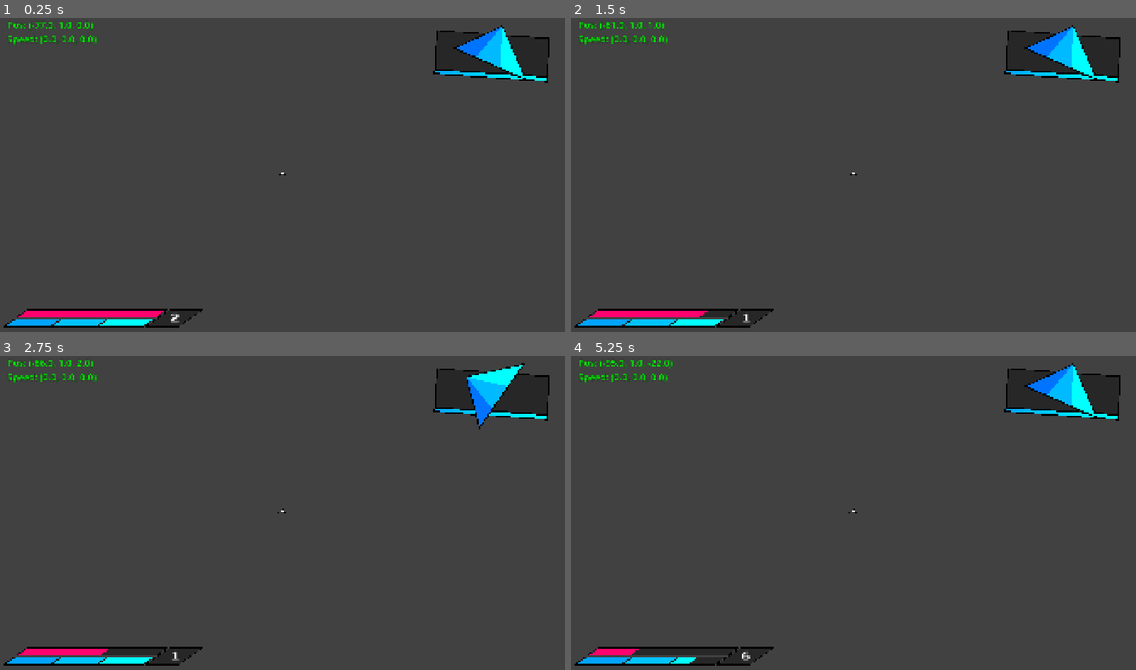
Above: before the commit, frames 1-4 (two rows, left to right).
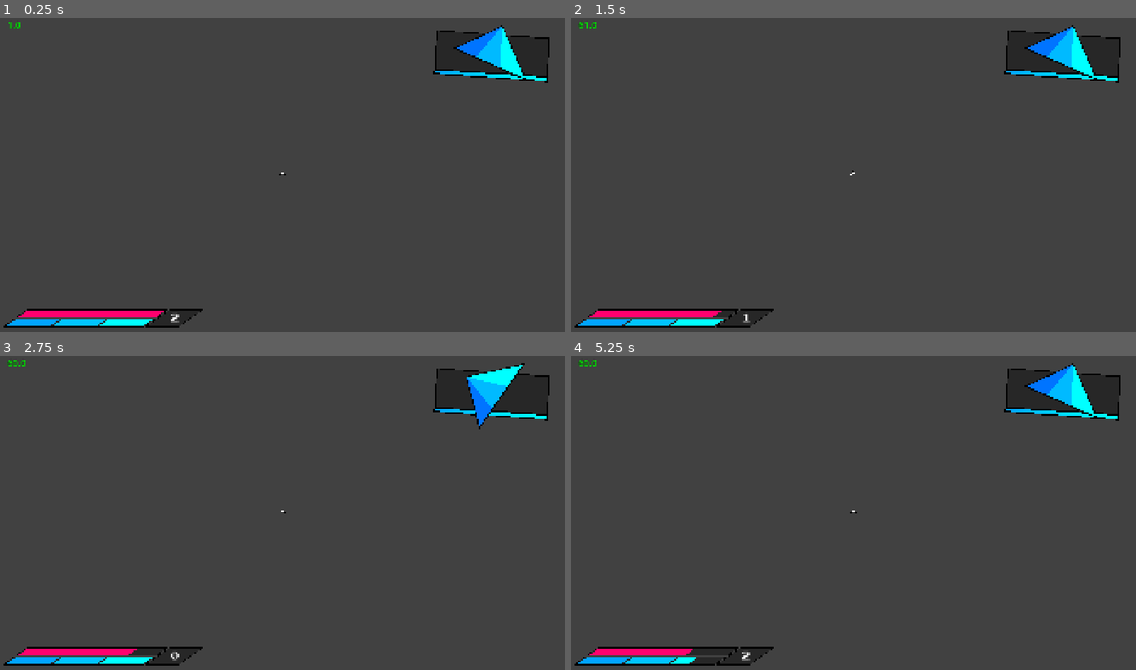
Above: after the commit, the same moments.

Repository: azlaan69/project-winston
Game: Godot game, scene res://assets/scenes/levels/root.tscn
Two runs of this game, one before a commit and one after it. Both use one fixed random seed, a clock stepped at 60 frames per second and the inputs below.
Inputs (mouse positions are in pixels of both pictures, inside the frame that each line leads up to):
- Up to frame 1 (0.25 s): no input
- Up to frame 2 (1.5 s): move the mouse to (977, 159) at 0.52 s; tap A (a) at 0.6 s; click (977, 159) at 0.67 s; tap D (d) at 0.8, 1.35 s; move the mouse to (825, 175) at 1.27 s; click (825, 175) at 1.42 s
- Up to frame 3 (2.75 s): tap Q (q) at 1.55, 2.1 s; move the mouse to (293, 506) at 2.02 s; hold R (r) from 2.03 s (still down); click (293, 506) at 2.17 s
- Up to frame 4 (5.25 s): move the mouse to (847, 516) at 2.77 s; release R (r) at 2.78 s; tap R (r) at 2.85 s; click (847, 516) at 2.92 s; tap S (s) at 3.05, 3.6 s; move the mouse to (893, 516) at 3.52 s; click (893, 516) at 3.67 s; tap Shift (shift) at 3.8, 4.35 s; move the mouse to (808, 506) at 4.27 s; click (808, 506) at 4.42 s; tap W (w) at 4.55, 5.1 s; move the mouse to (859, 513) at 5.02 s; click (859, 513) at 5.17 s

The runs differ from the first frame. In frame 1, 0.4% of the frame differs, in the area x 1-18%, y 1-9%; in frame 2, 0.4%; in frame 3, 0.5%; in frame 4, 0.6%, in the area x 1-51%, y 1-98%.

Commit message:
yesyseysesy se

Diff:
--- a/assets/models/shooter.tscn
+++ b/assets/models/shooter.tscn
@@ -4,8 +4,8 @@
 [ext_resource type="Shader" uid="uid://cifn0frdxenv5" path="res://assets/shaders/loml.gdshader" id="2_pq8os"]
 
 [sub_resource type="CapsuleShape3D" id="CapsuleShape3D_seyvw"]
-radius = 0.3
-height = 1.5
+radius = 0.4116211
+height = 1.875
 
 [sub_resource type="Animation" id="Animation_hrg67"]
 length = 0.001
@@ -640,10 +640,10 @@
 transform = Transform3D(0.4293208, -0.83709437, -0.33905244, 0.81652737, 0.52018523, -0.25037998, 0.38596177, -0.16935228, 0.90683687, -0.0010466765, 0.01171875, -0.2349074)
 
 [node name="forearmR" parent="root/pelvis/torso/arms/armR" index="2" unique_id=1639213656]
-transform = Transform3D(0.66424716, -0.32139185, -0.67489463, 0.47206432, 0.8803962, 0.045362987, 0.5795954, -0.34872591, 0.73651826, 0.019514259, -0.37838385, 0.0009066957)
+transform = Transform3D(0.6642471, -0.32139182, -0.6748946, 0.47206426, 0.8803961, 0.045362983, 0.5795953, -0.3487259, 0.7365182, 0.019514259, -0.37838385, 0.0009066957)
 
 [node name="armL" parent="root/pelvis/torso/arms" parent_id_path=PackedInt32Array(939260004) index="1" unique_id=1436495761]
-transform = Transform3D(0.92520165, -0.27163938, 0.2649787, 0.14177777, 0.8951496, 0.4226182, -0.35199538, -0.35343906, 0.8667063, -0.0010466765, 0.01171875, 0.2349074)
+transform = Transform3D(0.92520165, -0.27163938, 0.26497868, 0.14177777, 0.8951496, 0.42261818, -0.35199538, -0.35343906, 0.86670625, -0.0010466765, 0.01171875, 0.2349074)
 
 [node name="fofrontmR" parent="root/pelvis/torso/arms/armL" index="2" unique_id=2101002415]
 transform = Transform3D(0.0811974, -0.99532586, -0.052282076, 0.99546707, 0.08359173, -0.045362987, 0.04952131, -0.048361734, 0.9976014, 0.019514259, -0.37838385, -0.0009066957)
@@ -669,22 +669,22 @@
 smooth_faces = false
 
 [node name="thighL" parent="root/pelvis/legs" parent_id_path=PackedInt32Array(1025111949) index="0" unique_id=1819529140]
-transform = Transform3D(0.9659258, -0.27499998, -0.06698729, 0.258819, 1.0263139, 0.25000006, -2.2351742e-08, -0.28470102, 0.9659258, 0.015625, 0.029596722, 0.10013917)
+transform = Transform3D(0.96592575, -0.27499995, -0.06698729, 0.25881898, 1.0263139, 0.25000006, -2.235174e-08, -0.284701, 0.9659258, 0.015625, 0.029596722, 0.10013917)
 
 [node name="kneeL" parent="root/pelvis/legs/thighL" index="2" unique_id=2062228924]
-transform = Transform3D(0.8660254, 0.48296297, 0.12940954, -0.482963, 0.875, -0.03349366, -0.12940955, -0.03349366, 0.99102527, -0.04148457, -0.56381005, -0.018114116)
+transform = Transform3D(0.8660254, 0.48296297, 0.12940952, -0.482963, 0.875, -0.033493657, -0.12940955, -0.03349366, 0.9910252, -0.04148457, -0.56381005, -0.018114116)
 
 [node name="thighR" parent="root/pelvis/legs" parent_id_path=PackedInt32Array(1025111949) index="1" unique_id=1262049012]
-transform = Transform3D(0.9659257, -0.24999999, 0.06698729, 0.258819, 0.9330126, -0.25, 1.4901159e-08, 0.25881904, 0.9659257, 0.015625, 0.029596722, -0.10013917)
+transform = Transform3D(0.96592563, -0.24999997, 0.06698728, 0.25881898, 0.93301255, -0.24999999, 1.49011585e-08, 0.25881904, 0.96592563, 0.015625, 0.029596722, -0.10013917)
 
 [node name="kneeR" parent="root/pelvis/legs/thighR" index="2" unique_id=1849032130]
-transform = Transform3D(0.8660254, 0.48296297, -0.12940954, -0.482963, 0.875, 0.03349366, 0.12940955, 0.03349366, 0.99102527, -0.04148457, -0.56381005, 0.018114116)
+transform = Transform3D(0.8660254, 0.48296297, -0.12940952, -0.482963, 0.875, 0.033493657, 0.12940955, 0.03349366, 0.9910252, -0.04148457, -0.56381005, 0.018114116)
 
 [node name="Area3D" type="Area3D" parent="root/pelvis/legs/thighR/kneeR/cylinder16" parent_id_path=PackedInt32Array(1006721047) index="0" unique_id=2075030181]
 monitoring = false
 
 [node name="CollisionShape3D" type="CollisionShape3D" parent="root/pelvis/legs/thighR/kneeR/cylinder16/Area3D" index="0" unique_id=2108373796]
-transform = Transform3D(-1.4171384e-09, -0.25881913, -0.9659258, -0.97814757, -0.20082724, 0.05381161, -0.20791176, 0.94481796, -0.2531632, -0.109375045, -0.08060383, 0.5518497)
+transform = Transform3D(-1.4171375e-09, -0.25881913, -0.9659258, -0.9781474, -0.20082729, 0.05381197, -0.20791179, 0.94481796, -0.25316384, -0.060846448, -0.04294866, 0.37469643)
 shape = SubResource("CapsuleShape3D_seyvw")
 
 [node name="AnimationPlayer" type="AnimationPlayer" parent="." index="1" unique_id=1134057688]
--- a/assets/scenes/enemies/shooter1.tscn
+++ b/assets/scenes/enemies/shooter1.tscn
@@ -2,7 +2,6 @@
 
 [ext_resource type="Script" uid="uid://crtl3c135qupk" path="res://assets/scripts/shooter1.gd" id="1_yknt1"]
 [ext_resource type="PackedScene" uid="uid://c14w2r6atrydk" path="res://assets/models/shooter.tscn" id="2_xoxhl"]
-[ext_resource type="Texture2D" uid="uid://wbce8375ih0u" path="res://assets/textures/drawin251g.png" id="3_7qok5"]
 
 [sub_resource type="CapsuleShape3D" id="CapsuleShape3D_7qok5"]
 radius = 0.75
@@ -11,9 +10,10 @@
 [sub_resource type="SphereShape3D" id="SphereShape3D_xoxhl"]
 radius = 0.2
 
-[node name="shooter1" type="CharacterBody3D" unique_id=733271003 node_paths=PackedStringArray("armhinge", "bulletpos", "anim", "hitanim") groups=["enemy"]]
+[node name="shooter1" type="CharacterBody3D" unique_id=733271003 node_paths=PackedStringArray("armhinge", "head", "bulletpos", "anim", "hitanim") groups=["enemy"]]
 script = ExtResource("1_yknt1")
 armhinge = NodePath("shooter/root/pelvis/torso/arms")
+head = NodePath("shooter/root/pelvis/torso/head")
 bulletpos = NodePath("shooter/root/pelvis/torso/arms/armL/fofrontmR/gun/Marker3D")
 anim = NodePath("shooter/AnimationPlayer")
 hitanim = NodePath("shooter/hitanim")
@@ -27,22 +27,22 @@
 transform = Transform3D(1.3, 0, 0, 0, 1.3, 0, 0, 0, 1.3, 0, -1, 0)
 
 [node name="armR" parent="shooter/root/pelvis/torso/arms" parent_id_path=PackedInt32Array(999382663, 939260004) index="0" unique_id=470227708]
-transform = Transform3D(0.96592563, 0.24999985, -0.066987276, -0.25881898, 0.9330121, -0.24999996, -1.49011585e-08, 0.25881892, 0.9659255, -0.0010466765, 0.01171875, -0.2349074)
+transform = Transform3D(0.42932078, -0.83709395, -0.33905238, 0.81652737, 0.520185, -0.25037992, 0.38596177, -0.16935219, 0.9068367, -0.0010466765, 0.01171875, -0.2349074)
 
 [node name="forearmR" parent="shooter/root/pelvis/torso/arms/armR" index="2" unique_id=1639213656]
-transform = Transform3D(0.8191514, -0.5540321, 0.14845239, 0.5540319, 0.83126616, 0.045211967, -0.1484524, 0.04521197, 0.9878847, 0.019514259, -0.37838385, 0.0009066957)
+transform = Transform3D(0.66424656, -0.32139167, -0.6748941, 0.4720639, 0.8803957, 0.04536295, 0.57959485, -0.34872574, 0.73651767, 0.019514259, -0.37838385, 0.0009066957)
 
 [node name="armL" parent="shooter/root/pelvis/torso/arms" parent_id_path=PackedInt32Array(999382663, 939260004) index="1" unique_id=1436495761]
-transform = Transform3D(0.9659255, 0.24999988, 0.066987276, -0.25881895, 0.93301225, 0.24999996, 1.4901157e-08, -0.25881895, 0.9659255, -0.0010466765, 0.01171875, 0.2349074)
+transform = Transform3D(0.9252015, -0.2716393, 0.26497865, 0.14177774, 0.89514923, 0.42261815, -0.3519953, -0.3534389, 0.8667062, -0.0010466765, 0.01171875, 0.2349074)
 
 [node name="fofrontmR" parent="shooter/root/pelvis/torso/arms/armL" index="2" unique_id=2101002415]
-transform = Transform3D(0.819152, -0.55403227, -0.14845242, 0.5540323, 0.83126646, -0.045211975, 0.1484525, -0.045211986, 0.9878849, 0.019514259, -0.37838385, -0.0009066957)
+transform = Transform3D(0.0811974, -0.99532574, -0.05228205, 0.99546707, 0.08359172, -0.04536296, 0.04952131, -0.048361726, 0.99760085, 0.019514259, -0.37838385, -0.0009066957)
 
 [node name="Marker3D" type="Marker3D" parent="shooter/root/pelvis/torso/arms/armL/fofrontmR/gun" parent_id_path=PackedInt32Array(999382663, 2136666657) index="0" unique_id=2145853329]
 transform = Transform3D(-0.15274577, 0.17527682, 0.9725985, -0.070633665, -0.98356533, 0.1661602, 0.9857378, -0.04331787, 0.16261624, 0.2298035, -0.50287247, -0.04009384)
 
 [node name="thighL" parent="shooter/root/pelvis/legs" parent_id_path=PackedInt32Array(999382663, 1025111949) index="0" unique_id=1819529140]
-transform = Transform3D(0.9659249, -0.24999996, -0.06698728, 0.25881878, 0.93301255, 0.25000003, -2.235172e-08, -0.25881907, 0.9659257, 0.015625, 0.029596722, 0.10013917)
+transform = Transform3D(0.9659249, -0.24999994, -0.06698728, 0.25881878, 0.9330125, 0.25000003, -2.235172e-08, -0.25881904, 0.9659257, 0.015625, 0.029596722, 0.10013917)
 
 [node name="kneeL" parent="shooter/root/pelvis/legs/thighL" index="2" unique_id=2062228924]
 transform = Transform3D(0.8660254, 0.48296297, 0.12940946, -0.482963, 0.875, -0.03349364, -0.12940955, -0.03349366, 0.9910247, -0.04148457, -0.56381005, -0.018114116)
@@ -52,14 +52,6 @@
 
 [node name="kneeR" parent="shooter/root/pelvis/legs/thighR" index="2" unique_id=1849032130]
 transform = Transform3D(0.8660253, 0.48296297, -0.12940946, -0.48296297, 0.875, 0.03349364, 0.12940954, 0.03349366, 0.9910247, -0.04148457, -0.56381005, 0.018114116)
-
-[node name="hitfx" type="Sprite3D" parent="." unique_id=352258730]
-transform = Transform3D(0.3, 0, 0, 0, 0.3, 0, 0, 0, 0.3, 0, 0.7051353, -0.62767124)
-visible = false
-billboard = 1
-no_depth_test = true
-texture_filter = 2
-texture = ExtResource("3_7qok5")
 
 [node name="los" type="ShapeCast3D" parent="." unique_id=1168150727]
 shape = SubResource("SphereShape3D_xoxhl")
--- /dev/null
+++ b/assets/scenes/player/hitfx.tscn
@@ -0,0 +1,27 @@
+[gd_scene format=3 uid="uid://blcy5n0k46xm2"]
+
+[ext_resource type="Texture2D" uid="uid://wbce8375ih0u" path="res://assets/textures/drawin251g.png" id="1_vcsxp"]
+[ext_resource type="Script" uid="uid://dap4hh1kakj6b" path="res://assets/scripts/hitfx.gd" id="1_yh36u"]
+
+[sub_resource type="AtlasTexture" id="AtlasTexture_0g25m"]
+atlas = ExtResource("1_vcsxp")
+region = Rect2(0, 0, 794, 1123)
+
+[sub_resource type="SpriteFrames" id="SpriteFrames_seyvw"]
+animations = [{
+"frames": [{
+"duration": 1.0,
+"texture": SubResource("AtlasTexture_0g25m")
+}],
+"loop": 1,
+"name": &"default",
+"speed": 5.0
+}]
+
+[node name="hitfx" type="Node3D" unique_id=2022318758]
+script = ExtResource("1_yh36u")
+
+[node name="AnimatedSprite3D" type="AnimatedSprite3D" parent="." unique_id=1341018182]
+transform = Transform3D(0.1, 0, 0, 0, 0.1, 0, 0, 0, 0.1, 0, 0, 0)
+billboard = 1
+sprite_frames = SubResource("SpriteFrames_seyvw")
--- a/assets/scenes/player/player.tscn
+++ b/assets/scenes/player/player.tscn
@@ -7,6 +7,7 @@
 [ext_resource type="Script" uid="uid://sykghv0lbrf6" path="res://assets/scripts/hud.gd" id="4_5v77c"]
 [ext_resource type="Shader" uid="uid://boafba55hdap6" path="res://assets/shaders/hud_outline.gdshader" id="4_omksk"]
 [ext_resource type="FontFile" uid="uid://cen23aorlw7l3" path="res://assets/fonts/PressStart2P.ttf" id="6_g20y1"]
+[ext_resource type="PackedScene" uid="uid://blcy5n0k46xm2" path="res://assets/scenes/player/hitfx.tscn" id="8_n7aby"]
 
 [sub_resource type="StandardMaterial3D" id="StandardMaterial3D_iof21"]
 albedo_color = Color(0.91806, 0.575202, 0.222449, 1)
@@ -1062,11 +1063,12 @@
 visible = false
 target_position = Vector3(1, 0, 0)
 
-[node name="Head" type="Node3D" parent="." unique_id=243913613 node_paths=PackedStringArray("player", "camera")]
+[node name="Head" type="Node3D" parent="." unique_id=243913613 node_paths=PackedStringArray("player", "camera", "shake")]
 transform = Transform3D(1, 0, 0, 0, 1, 0, 0, 0, 1, 0, 1.7, 0)
 script = ExtResource("2_5v77c")
 player = NodePath("..")
 camera = NodePath("CameraPivot/Camera3D")
+shake = NodePath("CameraPivot")
 
 [node name="CameraPivot" type="Node3D" parent="Head" unique_id=2116535625]
 
@@ -1840,6 +1842,9 @@
 root_node = NodePath("../../Head/CameraPivot/WeaponLayer/SubViewport/Sword")
 libraries/ = SubResource("AnimationLibrary_i6fpi")
 
+[node name="hitfx" parent="." unique_id=2022318758 instance=ExtResource("8_n7aby")]
+visible = false
+
 [connection signal="timeout" from="Dash_CD" to="." method="_on_dash_cd_timeout"]
 [connection signal="body_entered" from="Head/CameraPivot/SwordHitbox" to="." method="_on_sword_hitbox_body_entered"]
 [connection signal="timeout" from="Head/CameraPivot/WeaponLayer/SubViewport/ComboTimer" to="." method="_on_combo_timer_timeout"]
--- a/assets/scripts/base_enemy.gd
+++ b/assets/scripts/base_enemy.gd
@@ -22,8 +22,6 @@
 	player = get_tree().get_first_node_in_group("player")
 
 func _physics_process(delta: float) -> void:
-
-	if $hitfx: $hitfx.visible = (iframe_timer > 0.0)
 
 	if has_gravity and not is_on_floor():
 		velocity += get_gravity() * delta
--- /dev/null
+++ b/assets/scripts/hitfx.gd
@@ -0,0 +1,15 @@
+extends Node3D
+
+@export var lifetime: float = 0.2
+var max_lifetime: float
+
+func _ready() -> void:
+	max_lifetime = lifetime
+
+func _physics_process(delta: float) -> void:
+	if lifetime > 0.0: lifetime -= delta
+	if lifetime <= 0.0: queue_free()
+
+	scale.x = lifetime / max_lifetime
+	scale.z = scale.x
+	scale.y = scale.x
--- a/assets/scripts/juice.gd
+++ b/assets/scripts/juice.gd
@@ -2,20 +2,37 @@
 
 @export var player: CharacterBody3D
 @export var camera: Camera3D
+@export var shake: Node3D
 
 var shift_allowed: bool = true
 var end_fov: float = 90
 var end_tilt: float = 0.0
 var end_y: float = 1.7
 
+var trauma: float
+var noise = FastNoiseLite.new()
+var noise_offset: float = 0.0
+
+var max_offset = Vector3(1.0, 1.0, 1.0)
+var max_roll = deg_to_rad(12.0)
+var max_pitch = deg_to_rad(15.0)
+var max_yaw = deg_to_rad(18.0)
+var decay = 3.0
+var noise_speed = 35.0
+
+func _ready() -> void:
+	noise.seed = randi()
+	noise.frequency = 0.005
+	noise.noise_type = FastNoiseLite.TYPE_SIMPLEX
+
 func _process(delta: float) -> void:
 	if shift_allowed:
 		var speed = Vector2(player.velocity.x, player.velocity.z).length()
-		end_fov = remap(clamp(speed, 0.0, 150.0), 0.0, 50.0, 80.0, 110.0)
+		end_fov = remap(clamp(speed, 0.0, 70.0), 0.0, 70.0, 80.0, 110.0)
 		end_fov = clamp(end_fov, 80.0, 110.0)
 
 		if player.crouching and player.is_on_floor():
-			end_y = 1.0
+			end_y = 0.8
 		else:
 			end_y = 1.7
 
@@ -29,15 +46,35 @@
 				end_tilt = 0.0
 		else:
 			var strafe_input := Input.get_axis(player.input_left, player.input_right)
+			var strafe_factor = 2.0 if player.is_on_floor() else 5.0
 			if strafe_input != 0:
-				end_tilt = deg_to_rad(strafe_input * 2.0)
+				end_tilt = deg_to_rad(strafe_input * strafe_factor)
 			else:
 				end_tilt = 0.0
+	if trauma > 0.0:
+		trauma = max(trauma - decay * delta, 0.0)
+		noise_offset += delta * noise_speed
+		apply_shake()
+	else:
+		camera.h_offset = 0
+		shake.position = Vector3.ZERO
+		shake.rotation = Vector3.ZERO
 
 	var interp_speed = 25.0 if end_fov > camera.fov else 6.0
-	camera.fov = lerp(camera.fov, end_fov, delta * interp_speed)
-	rotation.z = lerp(rotation.z, end_tilt, delta * 12.0)
-	position.y = lerp(position.y, end_y, delta * 12.0)
+	camera.fov = lerp(camera.fov, end_fov, 1.0 - exp(delta * -interp_speed))
+	rotation.z = lerp(rotation.z, end_tilt, 1.0 - exp(delta * -12.0))
+	position.y = lerp(position.y, end_y, 1.0 - exp(delta * -12.0))
+
+func add_trauma(amount: float) -> void:
+	trauma = clamp(trauma + amount, 0.0, 1.0)
+
+func apply_shake() -> void:
+	var amount = pow(trauma, 2.0)
+
+	camera.h_offset = max_offset.x * amount * noise.get_noise_2d(noise_offset, 0.0)
+	shake.rotation.x = max_pitch * amount * noise.get_noise_2d(noise_offset + 100.0, 0.0)
+	shake.rotation.z = max_roll * amount * noise.get_noise_2d(noise_offset + 200.0, 0.0)
+	shake.rotation.y = max_yaw * amount * noise.get_noise_2d(noise_offset + 300.0, 0.0)
 
 func shift(pos: float, fov: float, time: float = 1.0, perm: bool = false) -> void:
 	position.y = pos
--- a/assets/scripts/player.gd
+++ b/assets/scripts/player.gd
@@ -47,8 +47,10 @@
 var grav_velocity: Vector3
 var external_velocity: Vector3
 
+
 var input_dir = 0.0
 var move_dir = 0.0
+
 
 var hp = 100
 var dash_charges = 3
@@ -57,13 +59,19 @@
 var dash_buffer: float = 0.0
 var shoot_buffer: float = 0.0
 var switch_buffer: float = 0.0
+var iframe_timer: float = 0.0
 var sword_logging : bool = true
+
 
 enum wpn { GUNS, SWORD }
 var current_wpn = wpn.SWORD
 var shoot_l : bool = false
 var combo_step : int = 1
 
+
+const hitfx = preload("res://assets/scenes/player/hitfx.tscn")
+
+
 @onready var head: Node3D = $Head
 @onready var collider: CollisionShape3D = $Collider
 @onready var debug: Label = $Overlay/HUD/Label
@@ -93,6 +101,8 @@
 	look_rotation.x = head.rotation.x
 
 	weapon_setup()
+
+
 
 func _unhandled_input(event: InputEvent) -> void:
 	# Mouse capturing
@@ -111,8 +121,7 @@
 			disable_freefly()
 
 func _physics_process(delta: float) -> void:
-	debug.text = """Pos: %s
-Speed: %s""" % [round(global_position), round(hat_velocity)]
+	debug.text = str(Engine.get_frames_per_second())
 
 	# If freeflying, handle freefly and nothing else
 	if can_freefly and freeflying:
@@ -143,6 +152,8 @@
 	if shoot_buffer > 0.0:
 		shoot_buffer -= delta
 		deal_shot()
+
+	if iframe_timer > 0.0: iframe_timer -= delta
 
 	if sword_hitbox.monitoring: deal_swing()
 
@@ -308,7 +319,6 @@
 	crouching = true
 	collider.shape.height = 0.9
 	collider.position.y = 0.45
-	floor_snap_length = 0.0
 
 func crouch_end() -> void:
 	if ceilingcheck.is_colliding():
@@ -318,7 +328,6 @@
 		collider.shape.height = 1.8
 		collider.position.y = 0.9
 		crouch_end_requested = false
-		floor_snap_length = 0.8
 
 
 func hatstuff(delta) -> void:
@@ -413,9 +422,13 @@
 
 
 func hit(hit_data: Dictionary) -> void:
-	hp -= hit_data["damage"]
-	var modifier = 1.0 if is_on_floor() else 2.0
-	external_velocity += hit_data["dir"] * hit_data["knockback"] * modifier
+	if iframe_timer <= 0.0:
+		hp -= hit_data["damage"]
+		var modifier = 1.0 if is_on_floor() else 2.0
+		external_velocity += hit_data["dir"] * hit_data["knockback"] * modifier
+		iframe_timer = 0.5
+		var trauma = hit_data["damage"] / 50.0
+		juice.add_trauma(trauma)
 
 func deal_shot() -> void:
 	shoot_buffer = 0.0
@@ -436,6 +449,10 @@
 		if result:
 			var body = result.collider
 			if body and body.has_method("hit"):
+				var fx = hitfx.instantiate()
+				get_parent().add_child(fx)
+				fx.global_position = result.position
+
 				var hit_data = {
 					"damage": 1.0, # replace with function bichazz
 					"type": "GUN"
--- a/assets/scripts/shooter1.gd
+++ b/assets/scripts/shooter1.gd
@@ -13,6 +13,7 @@
 var side: float
 
 @export var armhinge: Node3D
+@export var head: Node3D
 @export var bulletpos: Marker3D
 @export var anim: AnimationPlayer
 @export var hitanim: AnimationPlayer
@@ -65,7 +66,6 @@
 
 		state.TELEGRAPH:
 
-			var path_dir = get_next_path_dir(delta)
 			rotate_towards(dir, look_speed * 1.5, delta)
 			telegraph_timer -= delta
 			if telegraph_timer <= 0.0:
@@ -136,6 +136,7 @@
 	var flat_dist = Vector2(target.x, target.z).length()
 	var angle = Vector2(flat_dist, target.y).angle()
 	armhinge.rotation.z = lerp_angle(armhinge.rotation.z, angle, 16.0 * delta)
+	head.rotation.z = lerp_angle(head.rotation.z, angle, 16.0 * delta)
 
 func shoot() -> void:
 	var bullet = BULLET.instantiate()
Not shown: 1 places in assets/scenes/enemies/shooter1.tscn that only renumber resources
Not shown, added: assets/scripts/hitfx.gd.uid
Not shown, changed: export_presets.cfg
